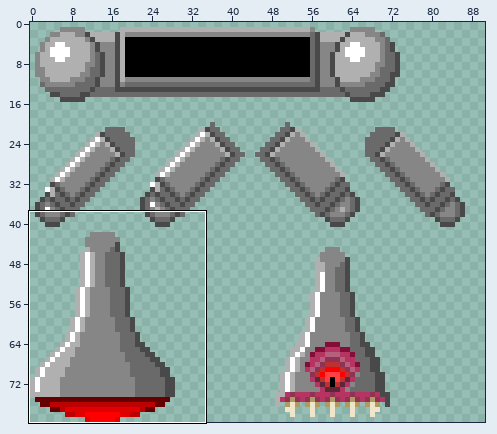
Sprite sheet -- Unity/Assets/sprites/Enemies/SPESS WORM - pieces.png. Above, an overview of the earlier version with the close-up marked.
Close-up. Before the commit:
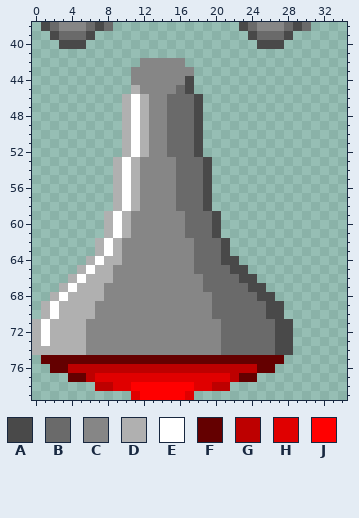
The file is 160x80 pixels. Colours within 5 levels of each other are drawn and written as one. Shown: x 0..34, y 38..79. The wide view leaves out empty margins.
Palette (. is transparent): A #494949  B #6a6a6a  C #868686  D #b0b0b0  E #ffffff  F #640000  G #bd0000  H #e00000  J #ff0000
Pixels before, first column x 0:
38 .ABCCCBAB..............ABCCCBAB
39 ..ABBBA.................ABBBA..
40 ...AAA...................AAA...
41 ...............................
42 ............CCCCC..............
43 ...........CCCCCCC.............
44 ...........CCCCCCA.............
45 ...........DCCCCBA.............
46 ..........DEDCCBBBA............
47 ..........DEDCCBBBA............
48 ..........DEDCCBBBA............
49 ..........DEDCCBBBA............
50 ..........DEDCCBBBA............
51 ..........DEDCCBBBA............
52 ..........DEDCCBBBA............
53 .........DEDCCCCBBBA...........
54 .........DEDCCCCBBBA...........
55 .........DEDCCCCBBBA...........
56 .........DEDCCCCBBBA...........
57 .........DEDCCCCBBBA...........
58 .........DEDCCCCBBBA...........
59 ........DEDCCCCCCBBBA..........
60 ........DEDCCCCCCBBBA..........
61 ........DEDCCCCCCBBBA..........
62 .......DEDCCCCCCCCBBBA.........
63 .......DEDCCCCCCCCBBBA.........
64 ......DEDDCCCCCCCCBBBAA........
65 .....DEDDCCCCCCCCCBBBBAA.......
66 ....DEDDDCCCCCCCCCCBBBBAA......
67 ...DEDDDCCCCCCCCCCCBBBBBAA.....
68 ..DEDDDDCCCCCCCCCCCCBBBBBAA....
69 .DEDDDDCCCCCCCCCCCCCBBBBBBAA...
70 .DEDDDDCCCCCCCCCCCCCBBBBBBAA...
71 DEDDDDCCCCCCCCCCCCCCCBBBBBBAA..
72 DEDDDDCCCCCCCCCCCCCCCBBBBBBAA..
73 DEDDDDCCCCCCCCCCCCCCCBBBBBBAA..
74 DDDDDDCCCCCCCCCCCCCCCBBBBBBAA..
75 .FFFFFFFFFFFFFFFFFFFFFFFFFFF...
76 ..FFGGGGGGGGGGGGGGGGGGGGGFF....
77 ....FFGHHHHHHHHHHHHHHHGFF......
78 .......GGHHJJJJJJJHHGG.........
79 ...........HJJJJJH.............
New version:
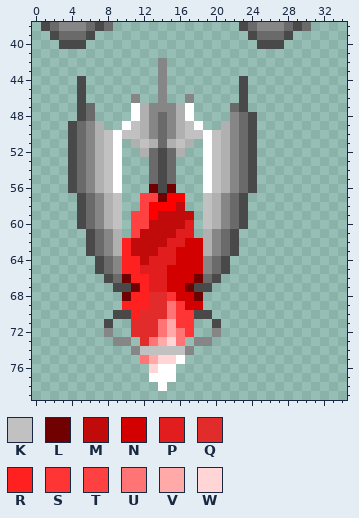
Colours new in this view: K #c1c1c1  L #710000  M #c10b0b  N #d30000  P #e21d1d  Q #e22b2b  R #ff2020  S #ff3535  T #ff4141  U #ff7474  V #ffa9a9  W #ffd5d5
The commit says: changed the spess worm and added an input box
Diff:
y 42: x 12..13 CC -> ..; x 15..16 CC -> ..
y 43: x 11..13 CCC -> ...; x 15..17 CCC -> ...
y 44: x 5 . -> A; x 11..13 CCC -> ...; x 15..17 CCA -> ...; x 23 . -> A
y 45: x 5 . -> A; x 11..13 DCC -> ...; x 15..17 CBA -> ...; x 23 . -> A
y 46: x 5 . -> A; x 10..13 DEDC -> .C..; x 15..18 BBBA -> ..C.; x 23 . -> A
y 47: x 5..6 .. -> AB; x 10 D -> .; x 15..18 BBBA -> CDE.; x 22..23 .. -> BA
y 48: x 5..6 .. -> AB; x 10 D -> .; x 14..18 CBBBA -> BCDE.; x 22..24 ... -> CBA
y 49: x 4..7 .... -> ABCD; x 10..11 DE -> EK; x 14..18 CBBBA -> BCDKE; x 21..24 .... -> DCBA
y 50: x 4..11 ......DE -> ABCDKEKK; x 14..24 CBBBA...... -> BCDKKEKDCBA
y 51: x 4..24 ......DEDCCBBBA...... -> ABCDKE.DKDBDKD.EKDCBA
y 52: x 4..11 ......DE -> ABCDKE..; x 13..14 CC -> BA; x 16..24 BBA...... -> D..EKDCBA
y 53..55: x 4..24 .....DEDCCCCBBBA..... -> ABCDKE...BAB...EKDCBA
y 56: x 4..24 .....DEDCCCCBBBA..... -> ABCDKE...LAL...EKDCBA
y 57: x 5..23 ....DEDCCCCBBBA.... -> ABCDK..TTLJJ..KDCBA
y 58: x 5..23 ....DEDCCCCBBBA.... -> ABCDK..TJJJM..KDCBA
y 59: x 5..7 ... -> ABC; x 9..23 EDCCCCCCBBBA... -> K.TTJMMMM.KDCBA
y 60: x 5..7 ... -> ABC; x 9..23 EDCCCCCCBBBA... -> K.TTMMMMP.KDCBA
y 61: x 6..22 ..DEDCCCCCCBBBA.. -> ABCD.TMMMMPP.DCBA
y 62: x 6..8 .DE -> ABC; x 10..22 CCCCCCCCBBBA. -> RMMMMPPNNDCBA
y 63: x 6..8 .DE -> ABC; x 10..22 CCCCCCCCBBBA. -> RMMMPPNNNDCBA
y 64: x 6..19 DEDDCCCCCCCCBB -> .ABCRRMPPPNNNC; x 22 A -> .
y 65: x 5..8 DEDD -> ..AB; x 10..19 CCCCCCCCBB -> RRPPPNNNNC; x 21..23 BAA -> A..
y 66: x 4..18 DEDDDCCCCCCCCCC -> ....ABLRRPPNNNL; x 20..24 BBBAA -> A....
y 67: x 3..25 DEDDDCCCCCCCCCCCBBBBBAA -> ......AALRPPNNLAA......
y 68: x 2..26 DEDDDDCCCCCCCCCCCCBBBBBAA -> ........LRRQQSNNL........
y 69: x 1..27 DEDDDDCCCCCCCCCCCCCBBBBBBAA -> .........RRRQQUSNN.........
y 70: x 1..27 DEDDDDCCCCCCCCCCCCCBBBBBBAA -> ........AARQQQUSSAA........
y 71: x 0..28 DEDDDDCCCCCCCCCCCCCCCBBBBBBAA -> ........A..QQQUVSS..A........
y 72: x 0..7 DEDDDDCC -> ........; x 9..19 CCCCCCCCCCC -> ..QQQUVUS..; x 21..28 BBBBBBAA -> ........
y 73: x 0..8 DEDDDDCCC -> .........; x 11..17 CCCCCCC -> .QUVWU.; x 20..28 CBBBBBBAA -> .........
y 74: x 0..10 DDDDDDCCCCC -> ...........; x 12..16 CCCCC -> KKKKK; x 18..28 CCCBBBBBBAA -> ...........
y 75: x 1..27 FFFFFFFFFFFFFFFFFFFFFFFFFFF -> ...........UVWWE...........
y 76: x 2..26 FFGGGGGGGGGGGGGGGGGGGGGFF -> ...........WEE...........
y 77: x 4..24 FFGHHHHHHHHHHHHHHHGFF -> .........EEE.........
y 78: x 7..21 GGHHJJJJJJJHHGG -> .......E.......
y 79: x 11..17 HJJJJJH -> .......
Changed places in both close-ups, as pixel boxes (x1, y1, x2, y2):
changed: (32, 58, 293, 400)
